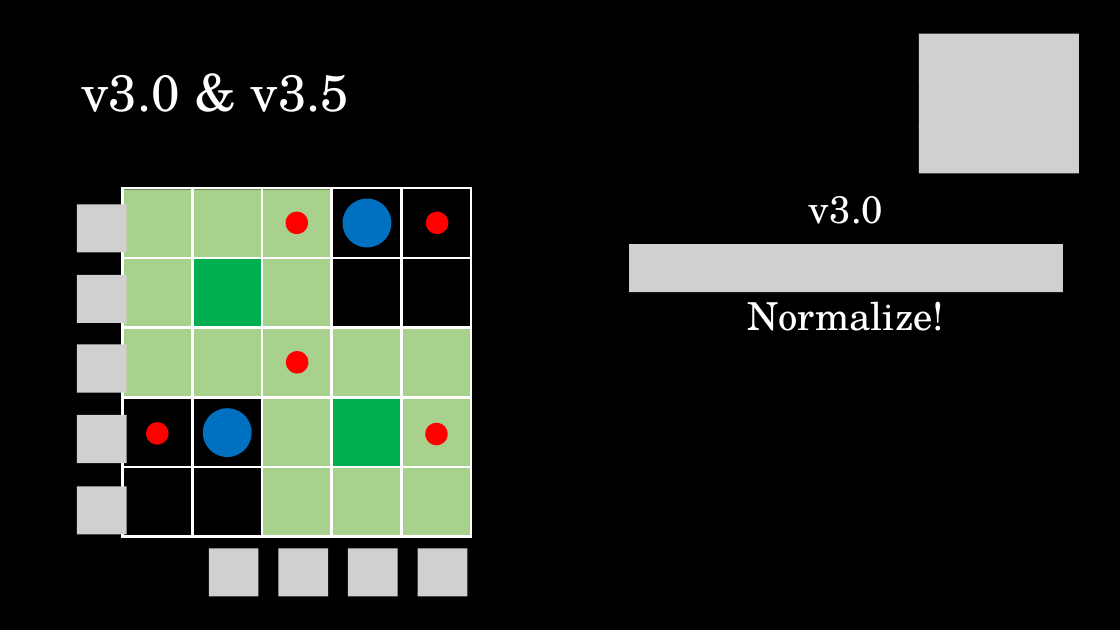
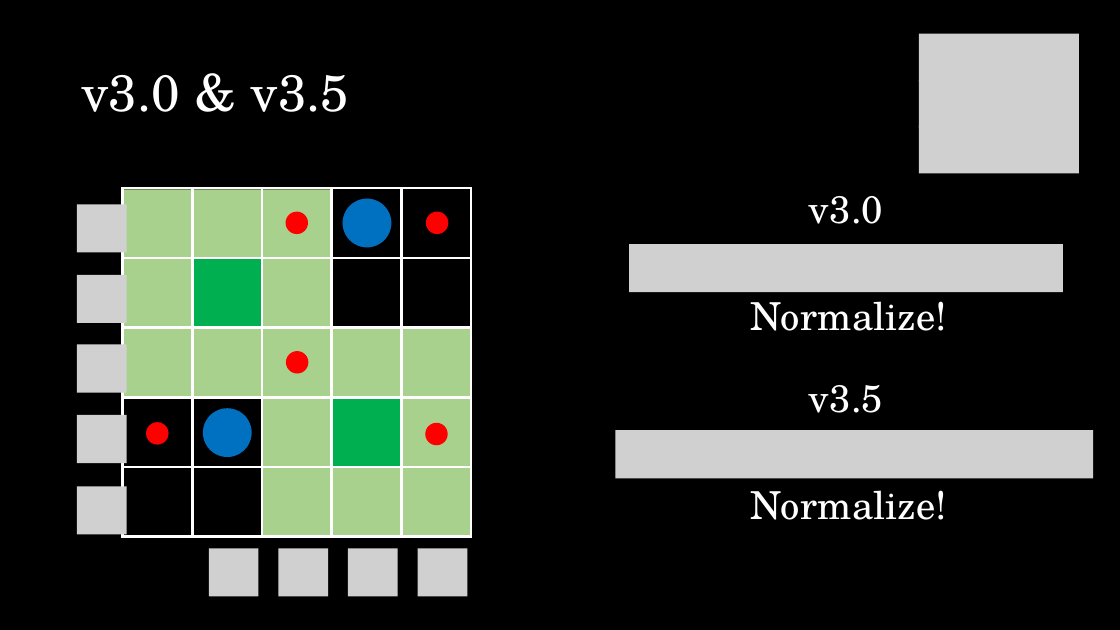
Before and after one commit to jCodingStuff/NCMMLProject, a slide deck: slide 19 of presentation/presentation.pptx. Drawn at 1120x630 pixels with LibreOffice and Linux fonts; fonts in the diff are those of the drawing; grey boxes stand for pictures. Boxes give left, top, right and bottom in pixels: in the first picture for what was removed or moved away, otherwise in the second. Text is boxed around its words. In the diff, an @@ line names an element or a change of style, - is before the commit and + after.

Commit message:
gucci gang

```diff
--- a/presentation/presentation.pptx
+++ b/presentation/presentation.pptx
@@ text added at <box>809,385,883,413</box>, 66 pt, text #FFFFFF @@
+v3.5
@@ picture added at <box>615,430,1093,478</box> @@
@@ text added at <box>751,490,947,520</box>, 66 pt, text #FFFFFF @@
+Normalize!
```
